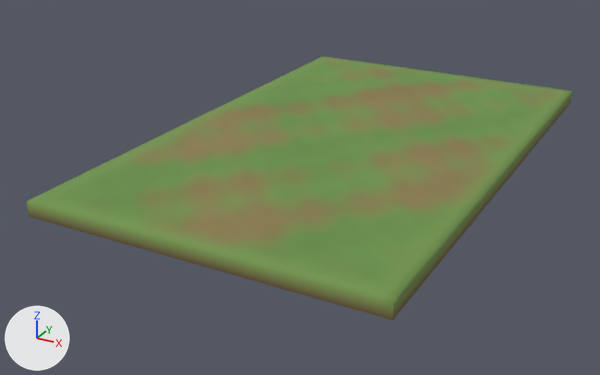
Renders of the glTF model game/assets/models/environment/ground_tile_b.glb from each side of a commit.
Camera for both pictures: a 50 mm camera at (8.21, -17.24, 7.0) aimed at (-0.77, -0.92, -1.16). The axes (+X, +Y, +Z) are drawn at lower left. The lights are the same throughout. The older version comes first. Where no turn or scale is listed for an object, it has been applied to the vertices. Vertices at exactly the same position are counted once.

In view in the first picture: 'Ground_Tile_B_Surface'.
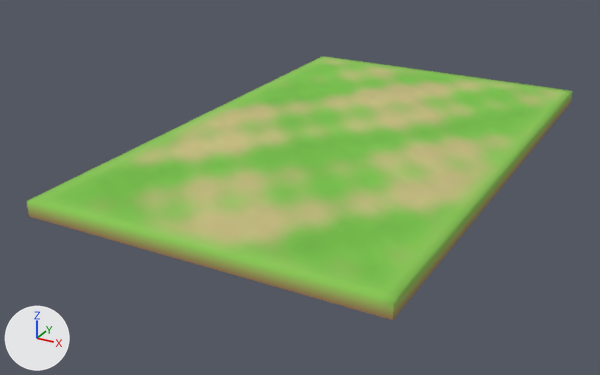
Changed parts and their boxes [x1, y1, x2, y2] in the pictures (600 x 375 px):
part 1 of me_ground_tile_b_surface, recoloured: [27, 56, 572, 320] in both
part 2 of me_ground_tile_b_surface, recoloured: [176, 71, 475, 240] in both
part 3 of me_ground_tile_b_surface, recoloured (lighter): [132, 59, 559, 249] in both
part 4 of me_ground_tile_b_surface, recoloured: [148, 69, 481, 243] in both

Diff of the bpy script that builds the scene:
```diff
--- a/game/assets/models/environment/ground_tile_b.glb.py
+++ b/game/assets/models/environment/ground_tile_b.glb.py
@@ me_ground_tile_b_surface @@
 me_ground_tile_b_surface.from_pydata(...)  # 1917 vertices, 3664 faces; spans x -4.0..4.0, y -6.5..6.5, z -0.35..0.0
 # used by ob_ground_tile_b_surface; location = (0.0, 0.0, 0.0)
+# me_ground_tile_b_surface part 1: 2367 faces centred in x -4.0..4.0, y -6.5..6.5, z -0.23..0.0 are repainted in the vertex colours; the middle colour goes from green #70924d to green #89c354
+# me_ground_tile_b_surface part 2: 343 faces centred in x -3.42..3.42, y -5.92..5.67, z -0.01..0.0 are repainted in the vertex colours; the middle colour goes from yellow #8b7f50 to beige #c4be7e
+# me_ground_tile_b_surface part 3: 686 faces centred in x -3.67..3.67, y -6.17..6.17, z -0.01..0.0 are repainted in the vertex colours; the middle colour goes from green #80884f to green #abc06c
+# me_ground_tile_b_surface part 4: 268 faces centred in x -3.42..3.42, y -6.08..5.83, z -0.01..0.0 are repainted in the vertex colours; the middle colour goes from yellow #87824f to yellow #babf77
 me_ground_tile_b_surface.materials.append(mat_mat_env_ground)
```
